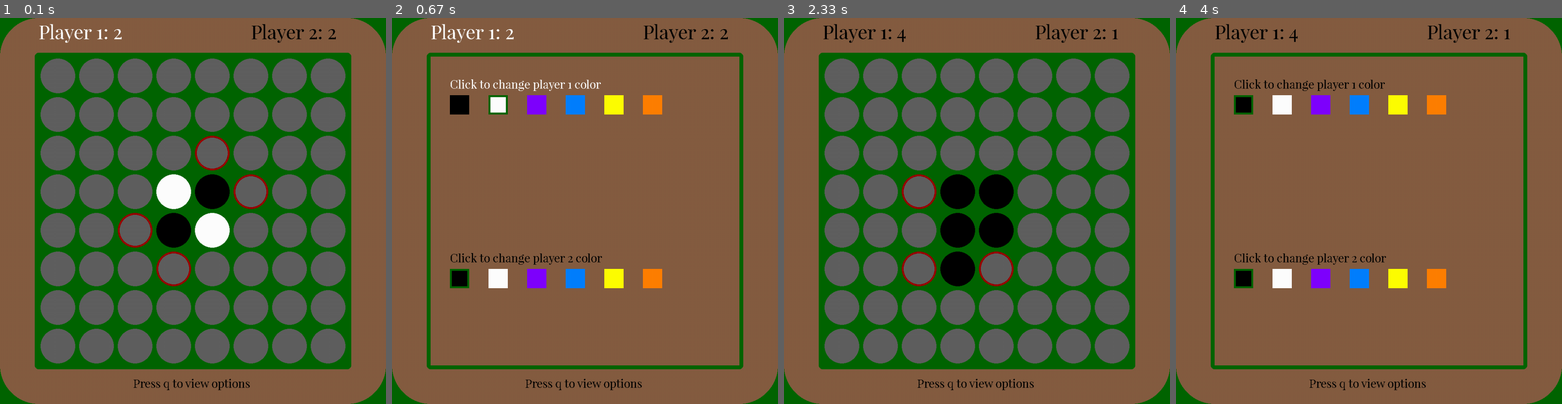
Above: before the commit, frames 1-4 (left to right).
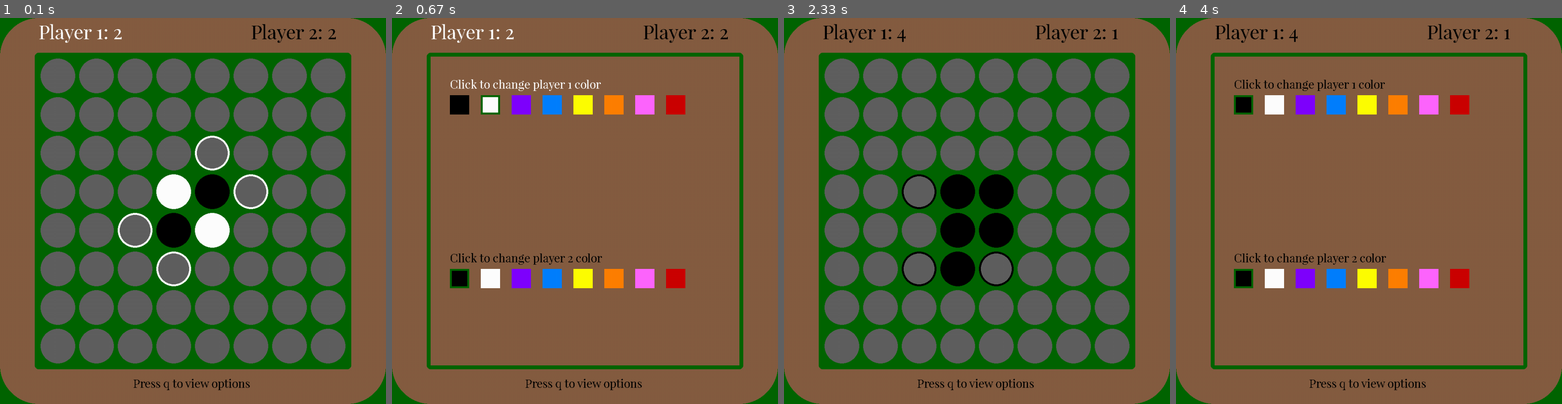
Above: after the commit, the same moments.

Repository: tdawson97/OthelloPygame
Game: pygame game, started from main.py
Two runs of this game, one before a commit and one after it. Both use one fixed random seed, a clock stepped at 60 frames per second and the inputs below.
Inputs (mouse positions are in pixels of both pictures, inside the frame that each line leads up to):
- Up to frame 1 (0.1 s): no input
- Up to frame 2 (0.67 s): hold Q from 0.33 s (still down)
- Up to frame 3 (2.33 s): release Q at 0.8 s; click (849, 102) at 0.88 s; click (857, 153) at 1.22 s; tap Q at 1.5 s; click "Player 1: 2" at 1.88 s; click (977, 257) at 2.22 s
- Up to frame 4 (4 s): click "Player 1: 4" at 2.55 s; hold Q 2.83-3.3 s; move the mouse to (1446, 180) at 2.87 s; hold Q 3.33-3.8 s; tap Q at 3.83 s

The runs differ from the first frame. In frame 1, 0.6% of the frame differs, in the area x 30-70%, y 30-70%; in frame 2, 4.0%, in the area x 23-76%, y 20-70%; in frame 3, 0.4%; in frame 4, 4.0%.

Commit message:
moved find available positions method outside of update game method to decrease computational load. Fixed end of game winner screen. Added more color options. Changed available piece outline color.

Diff:
--- a/main.py
+++ b/main.py
@@ -44,14 +44,13 @@
         self.player_2 = Player("Player 2", BLACK)
         self.ui = UI()
         self.paused = False
+        self.game_over = False
 
     def setup_game_board(self):
         """
-        Communicates with tile.py to create Tile objects and draw pieces
-        on the board.
-        """
-        self.screen.fill(GREEN)
-        pygame.draw.rect(self.screen, BROWN, self.border, 90, 100)
+        Communicates with tile.py to create Tile objects and store in
+        self.pieces
+        """
         for row_index, row in enumerate(board):
             hold_pieces = []
             for i in range(8):
@@ -65,31 +64,29 @@
                 else:
                     tile = Tile(WHITE, (i + 1, row_index + 1), (x, y))
                     self.player_1.pieces.append(tile)
-                tile.draw_piece()
                 hold_pieces.append(tile)
-                self.screen.blit(tile.surface, tile.pixel_pos)
             self.pieces.append(hold_pieces)
 
-        self.find_available_positions()
-        for piece in self.available_positions:
-            piece.draw_outline()
-            self.screen.blit(piece.surface, piece.pixel_pos)
-
     def update_game_board(self):
         """
         Continually updates the screen
         """
-        self.screen.fill(GREEN)
-        pygame.draw.rect(self.screen, BROWN, self.border, 90, 100)
+        if self.game_over is False:
+            self.screen.fill(GREEN)
+            pygame.draw.rect(self.screen, BROWN, self.border, 90, 100)
 
         for tile in self.pieces:
             for i in range(8):
                 tile[i].draw_piece()
                 self.screen.blit(tile[i].surface, tile[i].pixel_pos)
 
-        self.find_available_positions()
+        if self.player_1.active:
+            active_player = self.player_1
+        else:
+            active_player = self.player_2
+
         for piece in self.available_positions:
-            piece.draw_outline()
+            piece.draw_outline(active_player.color)
             self.screen.blit(piece.surface, piece.pixel_pos)
 
     def change_piece(self, tile, color):
@@ -108,11 +105,9 @@
         Calls the check direction method for validation of move.
         """
         if self.player_1.active:
-            active_player = self.player_1
-            opponent = self.player_2
-        else:
-            active_player = self.player_2
-            opponent = self.player_1
+            active_player, opponent = self.player_1, self.player_2
+        else:
+            active_player, opponent = self.player_2, self.player_1
 
         self.available_positions = []
         for piece in active_player.pieces:
@@ -120,7 +115,15 @@
                 self.check_direction(piece, direction, active_player, opponent)
 
         if not self.available_positions:
-            self.declare_winner()
+            self.player_1.switch_turns()
+            self.player_2.switch_turns()
+            active_player, opponent = opponent, active_player
+            for piece in active_player.pieces:
+                for direction in possible_moves.values():
+                    self.check_direction(piece, direction, active_player,
+                                         opponent)
+            if not self.available_positions:
+                self.declare_winner()
 
     def check_direction(self, piece, direction, active_player, opponent):
         """
@@ -174,11 +177,9 @@
         tile = self.pieces[y-1][x-1]
 
         if self.player_1.active:
-            active_player = self.player_1
-            opponent = self.player_2
-        else:
-            active_player = self.player_2
-            opponent = self.player_1
+            active_player, opponent = self.player_1, self.player_2
+        else:
+            active_player, opponent = self.player_2, self.player_1
 
         # check if tile is an available spot, update piece, return if not
         if tile in self.available_positions:
@@ -206,25 +207,30 @@
         active_player.switch_turns()
         opponent.switch_turns()
 
+        self.find_available_positions()
+
     def declare_winner(self):
         """
         declares the winner of the game
         """
+        pygame.draw.rect(self.screen, BROWN, self.border, 90, 100)
         if len(self.player_1.pieces) > len(self.player_2.pieces):
             self.ui.show_winner_text(self.player_1)
         elif len(self.player_2.pieces) > len(self.player_1.pieces):
             self.ui.show_winner_text(self.player_2)
         else:
             self.ui.show_winner_text()
+        self.game_over = True
 
     def run(self):
         self.setup_game_board()
+        self.find_available_positions()
         while True:
             for event in pygame.event.get():
                 if event.type == pygame.QUIT:
                     pygame.quit()
                     sys.exit()
-                if event.type == pygame.KEYDOWN and event.key == pygame.K_q:
+                elif event.type == pygame.KEYDOWN and event.key == pygame.K_q and self.game_over is False:
                     self.paused = not self.paused
                 if self.paused is False:
                     if event.type == pygame.MOUSEBUTTONDOWN and event.button == 1:
@@ -236,7 +242,7 @@
                     if event.type == pygame.MOUSEBUTTONDOWN and event.button == 1:
                         mouse_position = pygame.mouse.get_pos()
                         self.ui.change_player_color(mouse_position)
-                if self.available_positions:
+                if self.available_positions and self.game_over is False:
                     self.ui.show_scores(self.player_1, self.player_2)
             pygame.display.update()
 
--- a/player.py
+++ b/player.py
@@ -1,5 +1,6 @@
 import pygame
 from settings import *
+
 
 class Player:
     """
@@ -21,6 +22,7 @@
         self.pieces = []
         self.active = status
 
+
     def set_color(self, color):
         self.color = color
         for tile in self.pieces:
--- a/settings.py
+++ b/settings.py
@@ -49,4 +49,6 @@
                  "BLUE": (0, 128, 255),
                  "YELLOW": (255, 255, 0),
                  "ORANGE": (255, 128, 0),
+                 "PINK": (255, 102, 255),
+                 "RED": (204, 0, 0)
                  }
--- a/tile.py
+++ b/tile.py
@@ -35,5 +35,5 @@
         """
         pygame.draw.circle(self.surface, self.color, center, radius)
 
-    def draw_outline(self, color=RED, width=5):
+    def draw_outline(self, color, width=5):
         pygame.draw.circle(self.surface, color, center, radius, width)
--- a/ui.py
+++ b/ui.py
@@ -62,7 +62,7 @@
         else:
             text_surf = self.font.render(f"It's a tie.", False, BLACK)
 
-        text_rect = text_surf.get_rect(topleft=(450, 0))
+        text_rect = text_surf.get_rect(topleft=(350, 0))
         self.display_surface.blit(text_surf, text_rect)
 
     def display_options_screen(self, player_1, player_2):
@@ -101,7 +101,7 @@
             pygame.draw.rect(self.options_screen, rgb_value, color_rect)
             if rgb_value == player.color:
                 pygame.draw.rect(self.options_screen, GREEN, pygame.Rect(pos[0], pos[1], 50, 50), 5)
-            pos = (pos[0]+100, pos[1])
+            pos = (pos[0]+80, pos[1])
 
     def change_player_color(self, pos):
         """
